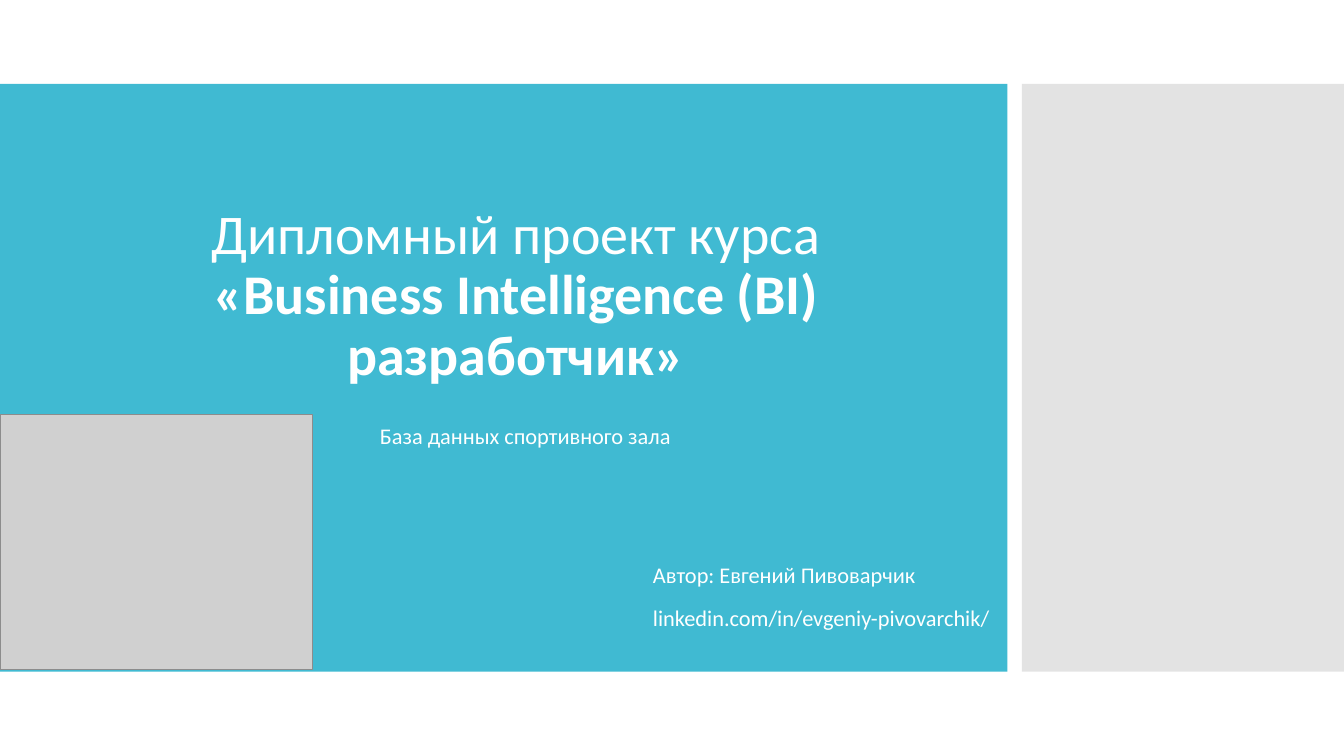
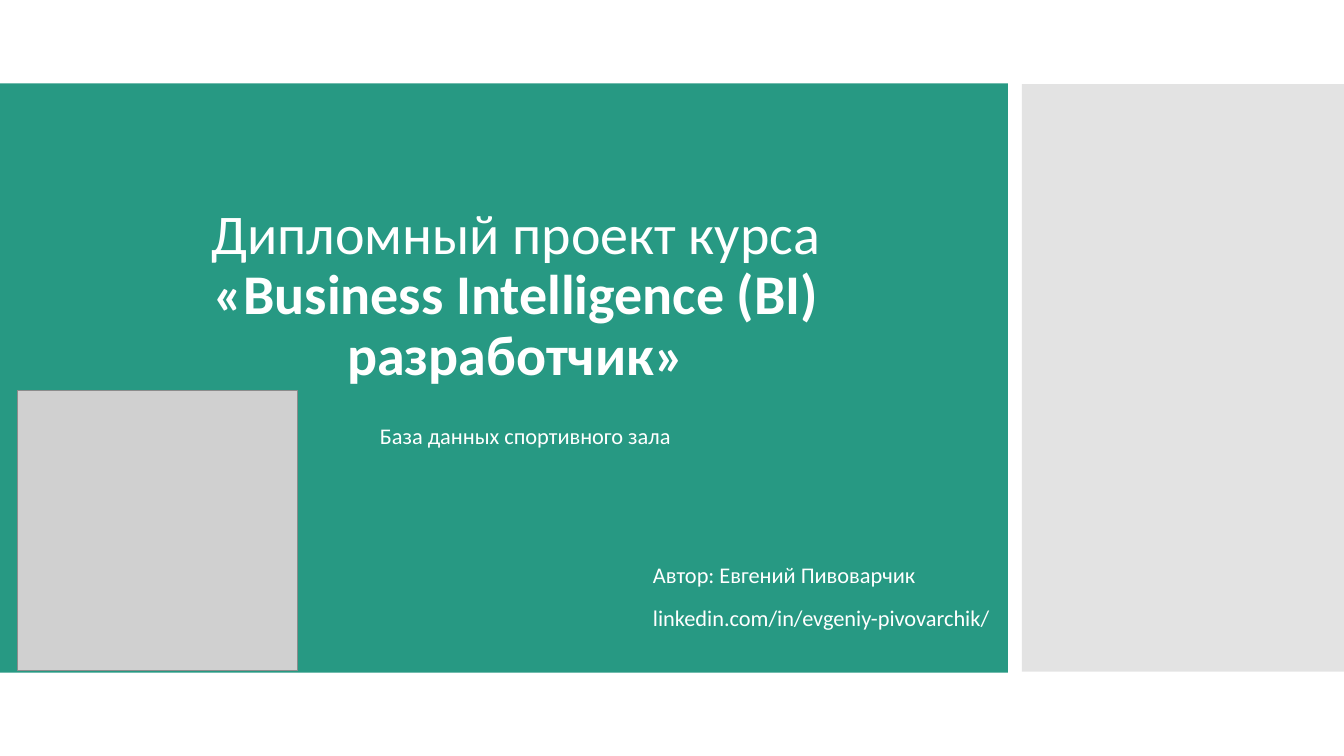
Before and after one commit to TMS-BI21-onl/Evgeniy.Pivovarchik, a slide deck: slide 1 of Project/Business Intelligence. Дипломный проект.pptx. Drawn at 1344x756 pixels with LibreOffice and Linux fonts; fonts in the diff are those of the drawing; grey boxes stand for pictures. Boxes give left, top, right and bottom in pixels: in the first picture for what was removed or moved away, otherwise in the second. Text is boxed around its words. In the diff, an @@ line names an element or a change of style, - is before the commit and + after.

```diff
--- a/Project/Business Intelligence. Дипломный проект.pptx
+++ b/Project/Business Intelligence. Дипломный проект.pptx
@@ rectangle added at <box>0,84,1008,674</box>, fill #279983 @@
@@ picture: place and size @@
-picture at <box>0,414,313,669</box>
+picture at <box>17,391,297,671</box>
```
Also in this commit, not shown: 21 other slides changed.
